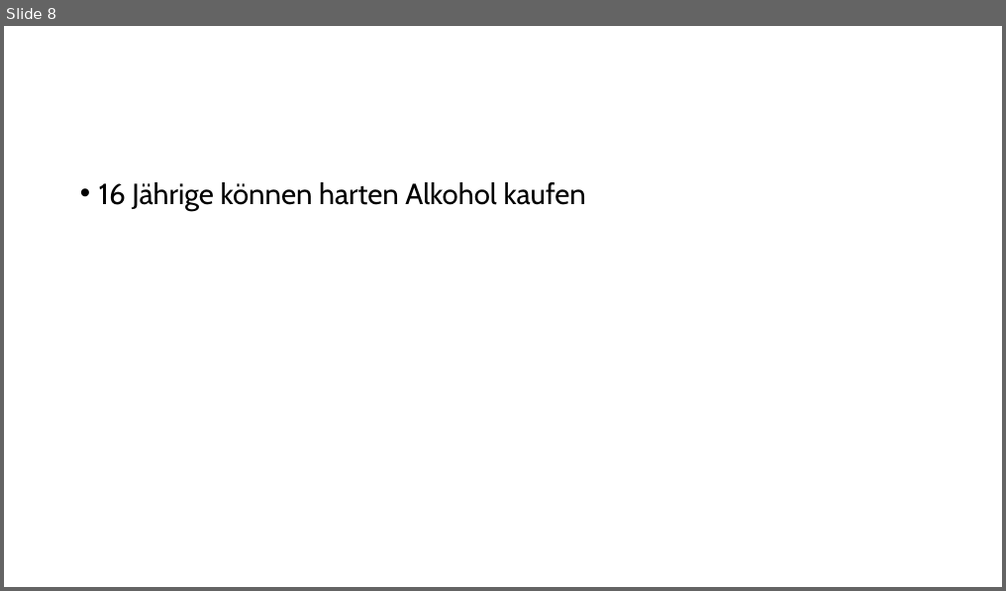
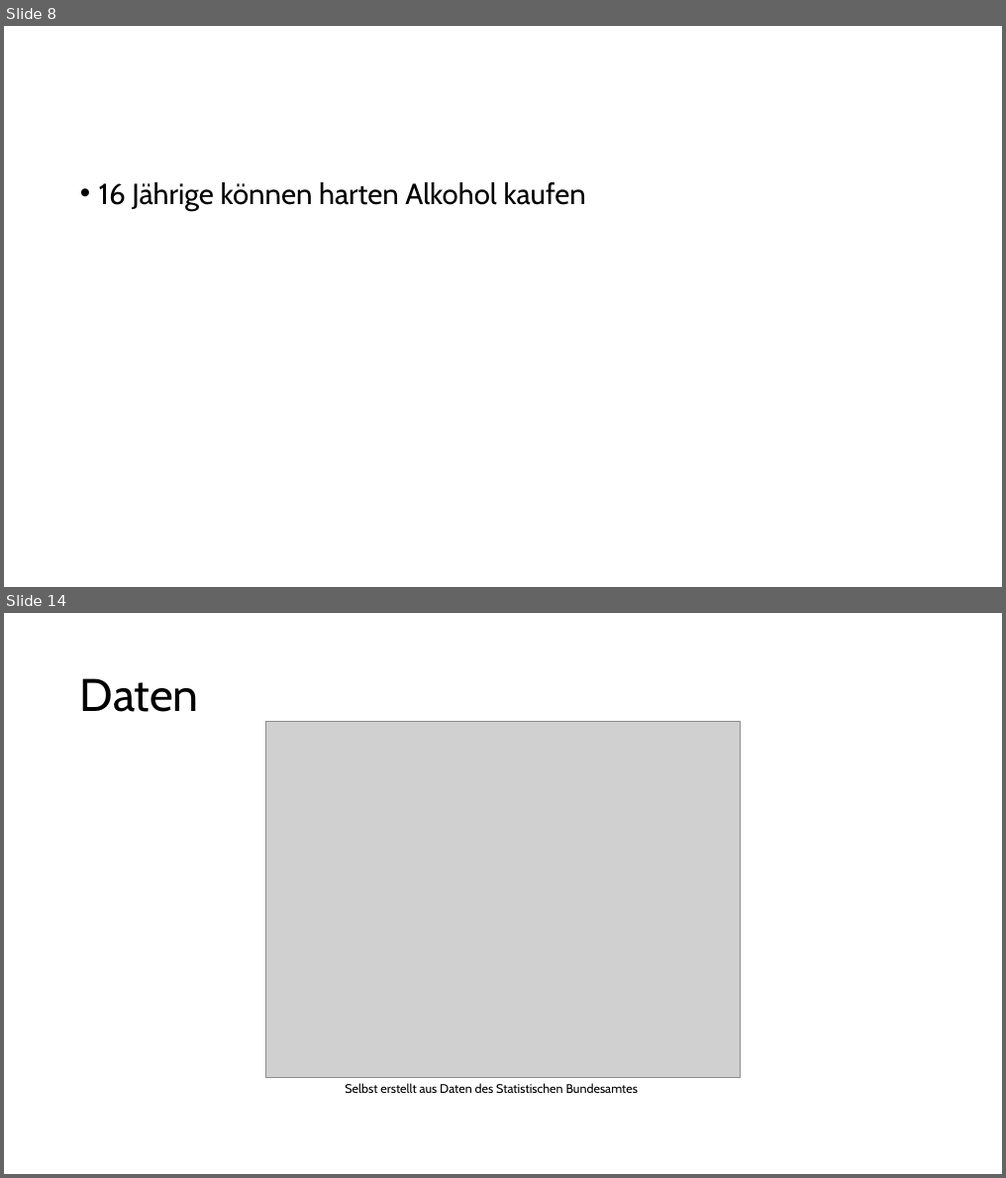
Before and after one commit to Bergschaf/Seminarkurs, a slide deck: präsi/Präsentation.odp. Shown one above the other, each under a label of ours: slide 8 before the commit, slides 8 and 14 after it; the slides between them are not shown. The pictures are 1006x591 and 1006x1178 pixels, drawn with LibreOffice and Linux fonts; fonts in the diff are those of the drawing; grey boxes stand for pictures. Boxes give left, top, right and bottom in pixels: in the first picture for what was removed or moved away, otherwise in the second. Text is boxed around its words. In the diff, an @@ line names an element or a change of style, - is before the commit and + after.

```diff
--- a/präsi/Präsentation.odp
+++ b/präsi/Präsentation.odp
@@ slide 14 added at <box>4,613,1002,1174</box>, background #FFFFFF @@
@@ title added at <box>80,678,199,712</box>, 44 pt, text #000000 @@
+Daten
@@ picture added at <box>265,722,740,1078</box> @@
@@ text added at <box>345,1083,639,1093</box>, 12 pt, text #000000 @@
+Selbst erstellt aus Daten des Statistischen Bundesamtes
```
Also in this commit, not shown: 1 slide changed, 12 other slides added, 5 slides removed.
